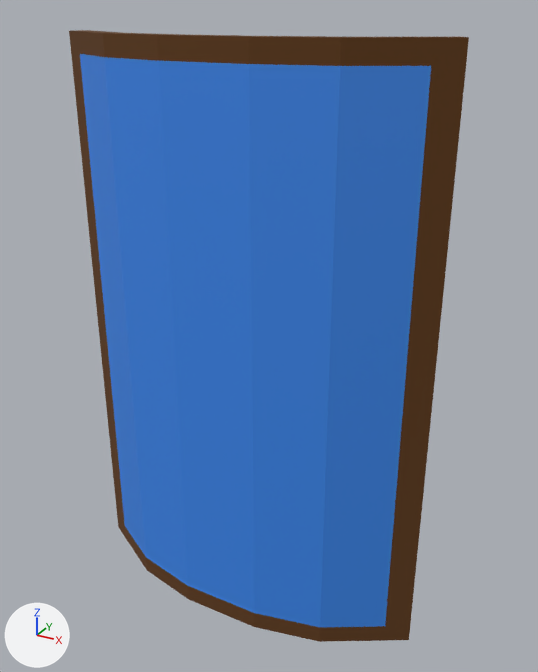
The glTF model client/public/assets/equipment/shield/MithrilSquareShield.glb: old version first, new version second.
The view is the same before and after, from a camera (50 mm lens) standing at (0.357, -0.578, 1.32) and looking at (0.026, 0.023, 1.019). Arrows for +X, +Y and +Z are at lower left; the lights stay in place. The first picture is the older version. Where no turn or scale is listed for an object, it has been applied to the vertices.

Objects in the first picture: 'SqShield'.
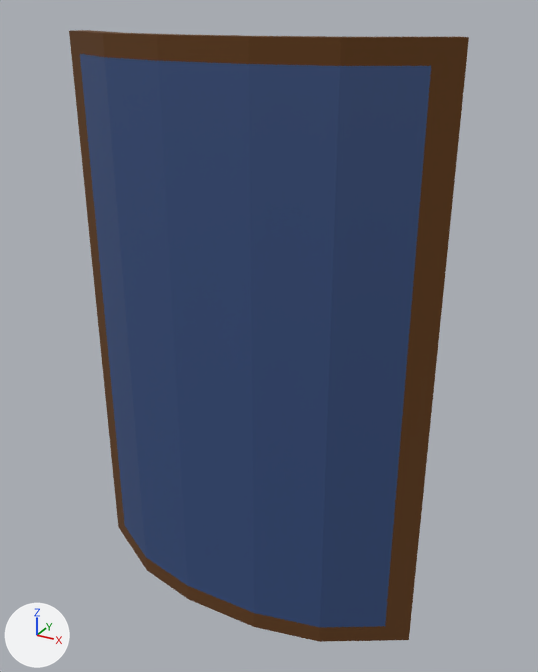
The edits, one by one:
Material 'Material.028' (mat_material_028) changes colour from blue #3a89ed to blue #344d7d; in linear values from (0.043, 0.252, 0.85) to (0.0348, 0.0747, 0.205).

Boxes [x1, y1, x2, y2] around the edits, measured in the pictures (538 x 672 px):
'SqShield', recoloured (darker): [77, 51, 434, 631] in both
